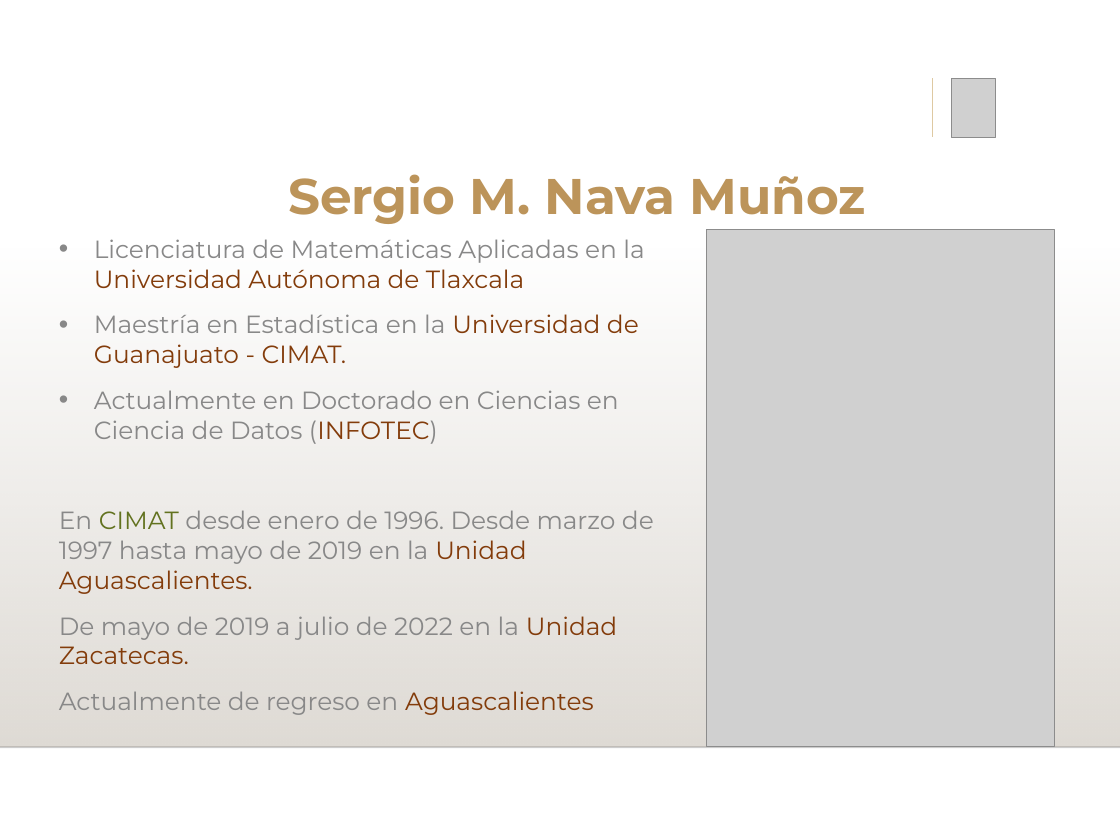
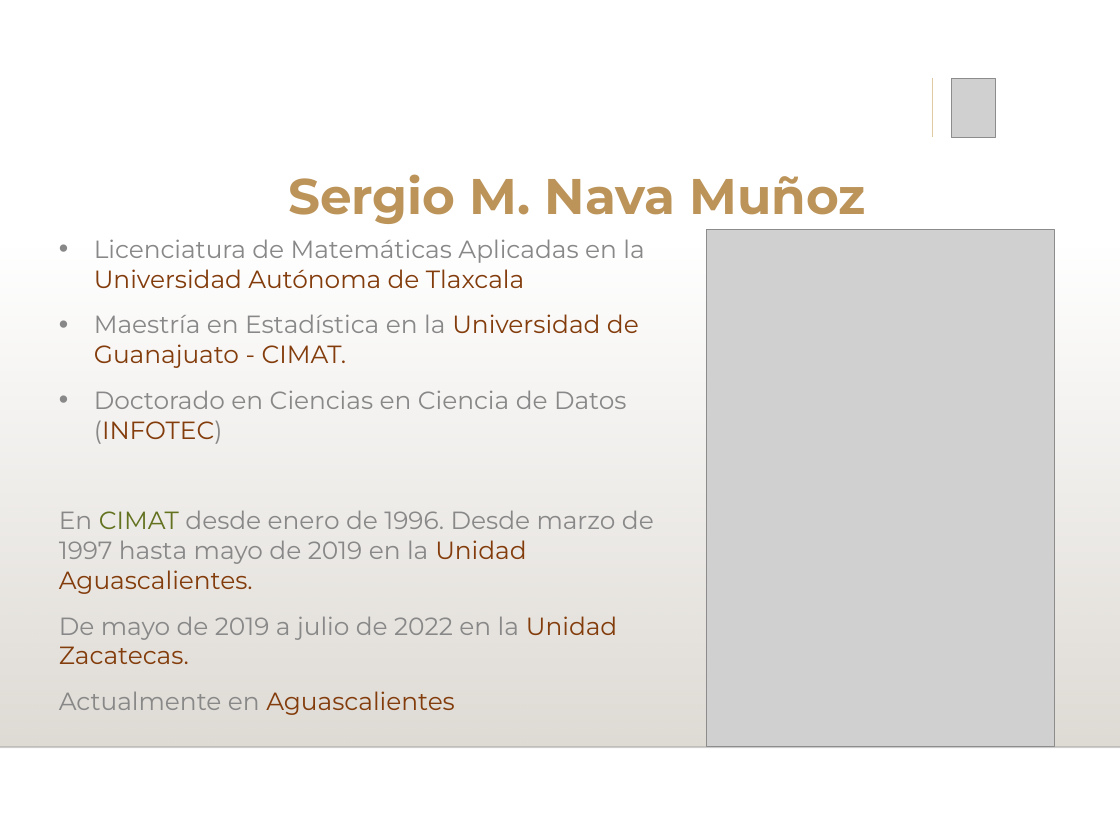
Before and after one commit to NavaSergio/Docencia_varios, a slide deck: slide 1 of SeminarioProyectos1/Presentación SMNM.pptx. Drawn at 1120x840 pixels with LibreOffice and Linux fonts; fonts in the diff are those of the drawing; grey boxes stand for pictures; background and template pictures are left out. Boxes give left, top, right and bottom in pixels: in the first picture for what was removed or moved away, otherwise in the second. Text is boxed around its words. In the diff, an @@ line names an element or a change of style, - is before the commit and + after.

```diff
--- a/SeminarioProyectos1/Presentación SMNM.pptx
+++ b/SeminarioProyectos1/Presentación SMNM.pptx
@@ text at <box>94,390,626,444</box>: text changed @@
-• Actualmente en Doctorado en Ciencias en Ciencia de Datos (INFOTEC)
+• Doctorado en Ciencias en Ciencia de Datos (INFOTEC)
@@ text at <box>59,691,455,715</box>: text changed; text colour #888888 to #833C0B @@
-Actualmente de regreso en Aguascalientes
+Actualmente en Aguascalientes
```
Also in this commit, not shown: 2 other slides changed, 4 slides added, 1 other file.
